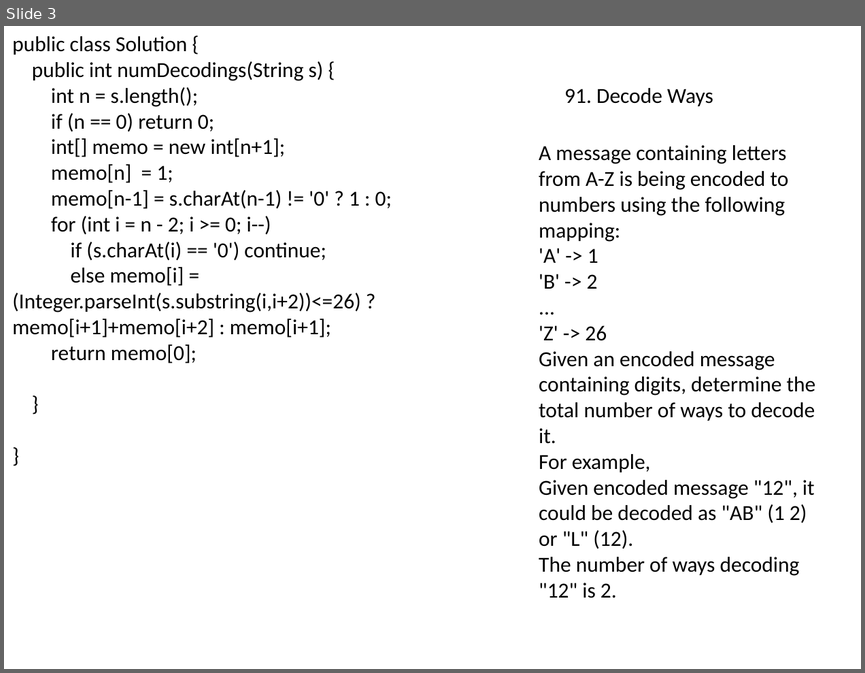
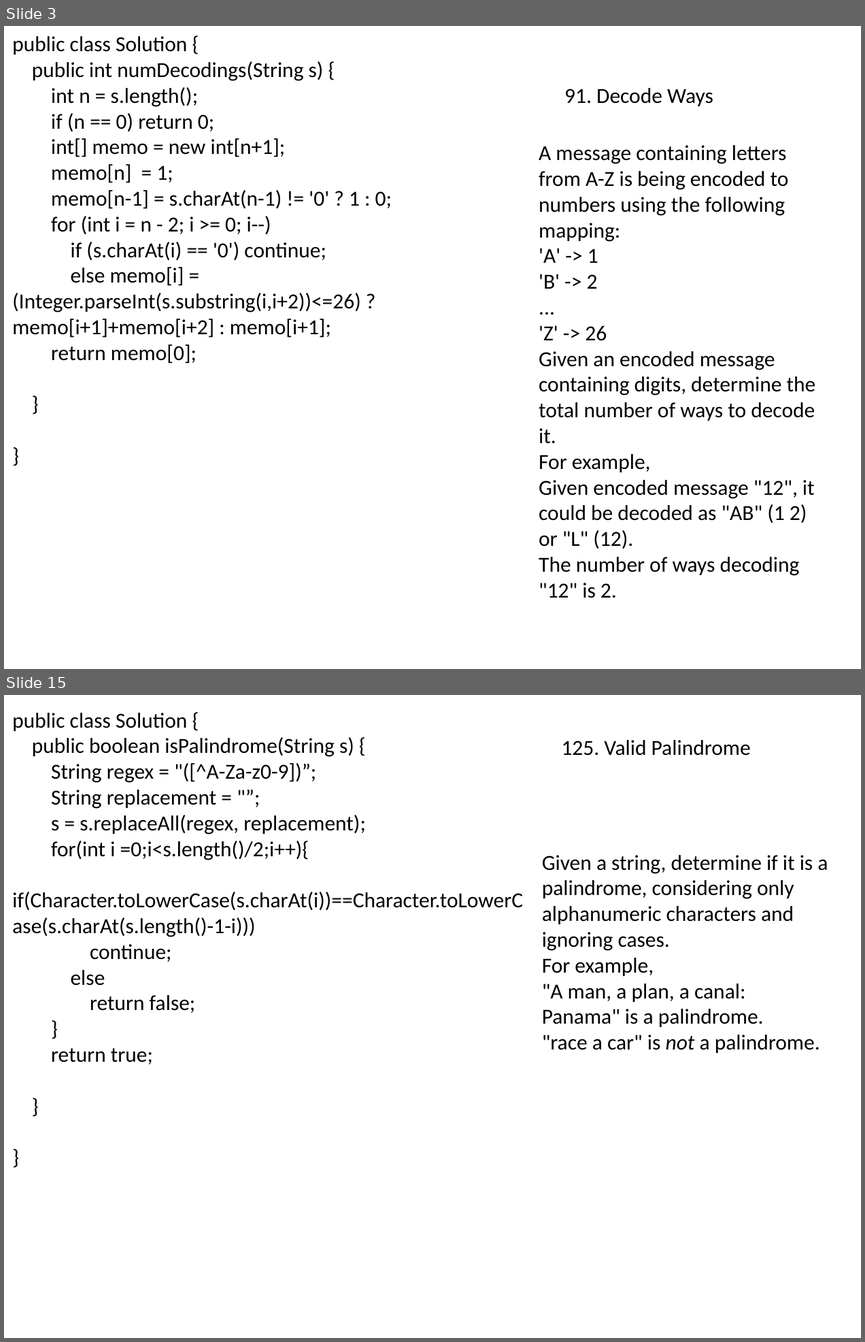
Before and after one commit to songwenxiao/LeetCode-Solutions, a slide deck: Basic/Facebook.pptx. Shown one above the other, each under a label of ours: slide 3 before the commit, slides 3 and 15 after it; the slides between them are not shown. The pictures are 865x673 and 865x1342 pixels, drawn with LibreOffice and Linux fonts; fonts in the diff are those of the drawing. Boxes give left, top, right and bottom in pixels: in the first picture for what was removed or moved away, otherwise in the second. Text is boxed around its words. In the diff, an @@ line names an element or a change of style, - is before the commit and + after.

```diff
--- a/Basic/Facebook.pptx
+++ b/Basic/Facebook.pptx
@@ slide 15 added at (x1=4, y1=695, x2=861, y2=1338), background #FFFFFF @@
@@ text added at (x1=12, y1=713, x2=523, y2=1064), 18 pt, text #000000 @@
+public class Solution {
+public boolean isPalindrome(String s) {
+String regex = "([^A-Za-z0-9])”;
+String replacement = "”;
+s = s.replaceAll(regex, replacement);
+for(int i =0;i<s.length()/2;i++){
+if(Character.toLowerCase(s.charAt(i))==Character.toLowerCase(s.charAt(s.length()-1-i)))
+continue;
+else
+return false;
+}
+return true;
+}
+}
@@ text added at (x1=562, y1=740, x2=751, y2=756), 18 pt, text #000000 @@
+125. Valid Palindrome
@@ text added at (x1=542, y1=855, x2=827, y2=1053), 18 pt, text #000000 @@
+Given a string, determine if it is a palindrome, considering only alphanumeric characters and ignoring cases.
+For example,
+"A man, a plan, a canal: Panama" is a palindrome.
+"race a car" is not a palindrome.
```
Also in this commit, not shown: 14 other slides added, 4 other files.
